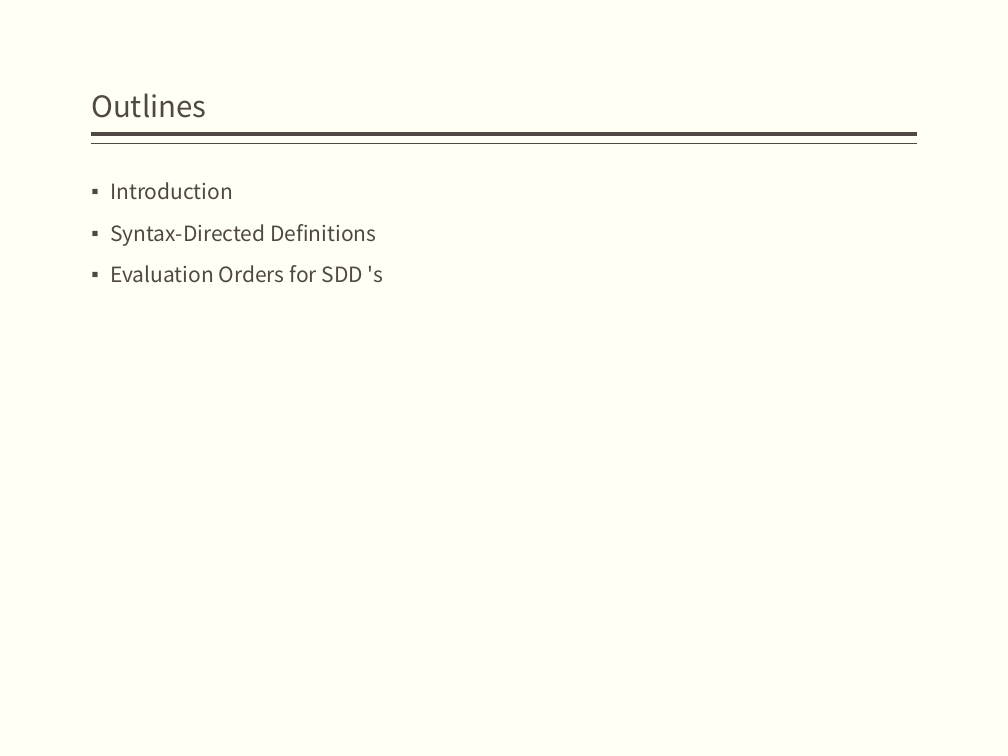
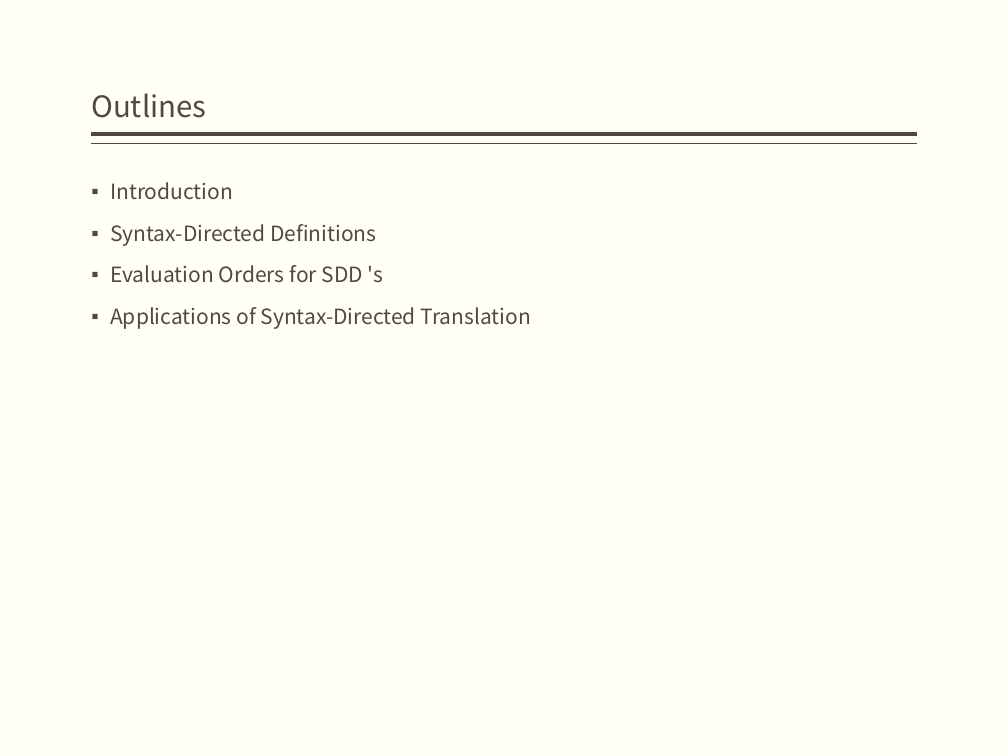
Before and after one commit to bonkboykz/jz81.github.io, a slide deck: slide 3 of course/compiler/LectureNotes/(Spring2017)Lecture6.pptx. Drawn at 1008x756 pixels with LibreOffice and Linux fonts; fonts in the diff are those of the drawing. Boxes give left, top, right and bottom in pixels: in the first picture for what was removed or moved away, otherwise in the second. Text is boxed around its words. In the diff, an @@ line names an element or a change of style, - is before the commit and + after.

```diff
--- a/course/compiler/LectureNotes/(Spring2017)Lecture6.pptx
+++ b/course/compiler/LectureNotes/(Spring2017)Lecture6.pptx
@@ text at [110,307,531,329]: paragraph added @@
+▪ Applications of Syntax-Directed Translation
```
Also in this commit, not shown: 6 slides added.
